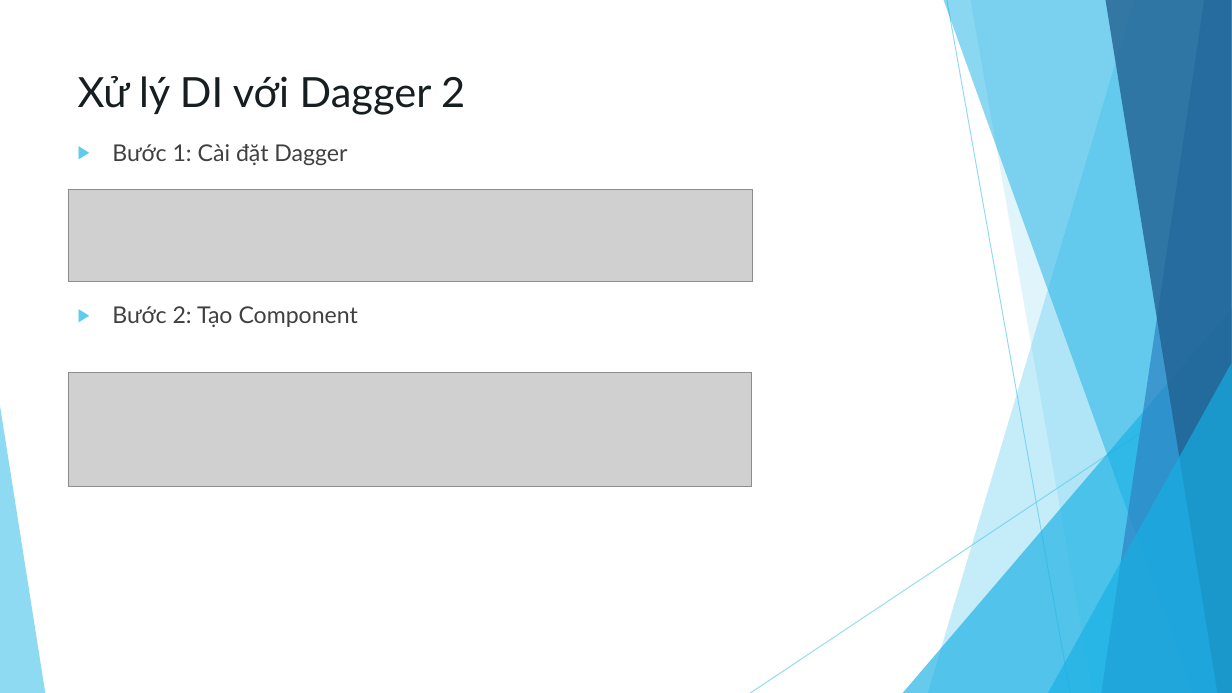
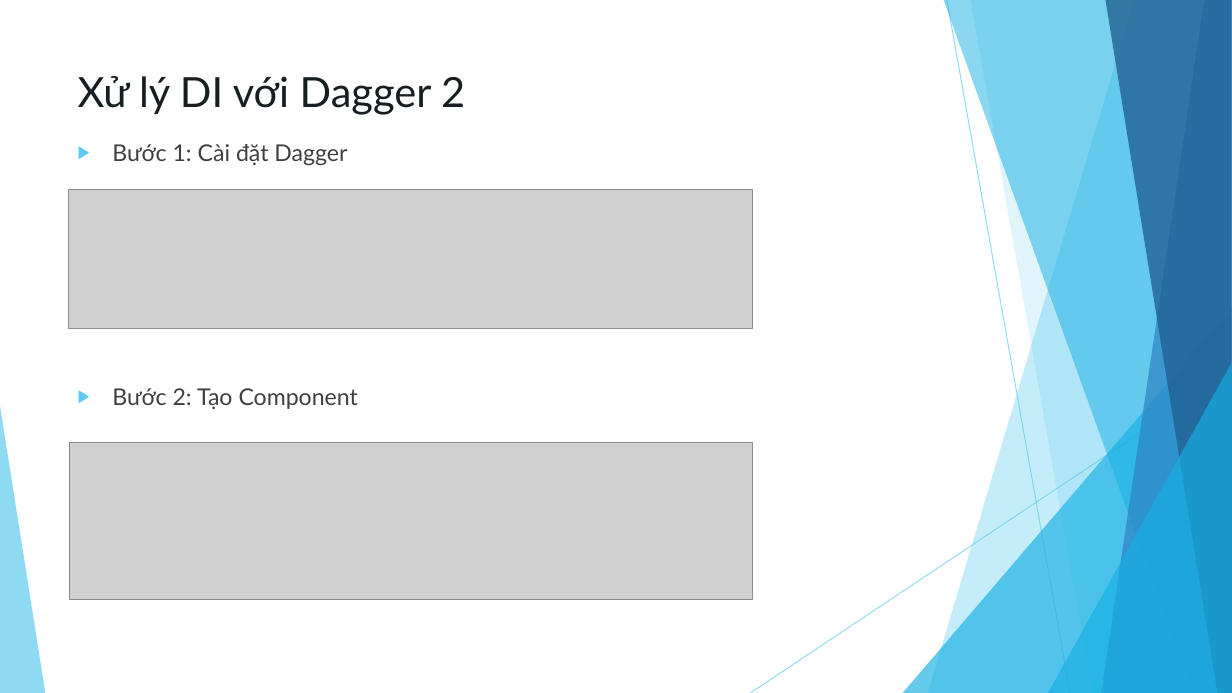
Before and after one commit to NguyenThanhCong1510331/Dagger2, a slide deck: slide 15 of Dagger2-Report.pptx. Drawn at 1232x693 pixels with LibreOffice and Linux fonts; fonts in the diff are those of the drawing; grey boxes stand for pictures. Boxes give left, top, right and bottom in pixels: in the first picture for what was removed or moved away, otherwise in the second. Text is boxed around its words. In the diff, an @@ line names an element or a change of style, - is before the commit and + after.

```diff
--- a/Dagger2-Report.pptx
+++ b/Dagger2-Report.pptx
@@ text "Bước 1: Cài đặt Dagger" rewrapped from bbox=[112, 144, 358, 327] to bbox=[112, 144, 358, 409] @@
@@ picture: place and size @@
-picture at bbox=[68, 189, 753, 282]
+picture at bbox=[68, 189, 753, 329]
@@ picture: place and size @@
-picture at bbox=[68, 372, 752, 487]
+picture at bbox=[69, 443, 753, 600]
```
Also in this commit, not shown: 22 other slides changed, 6 slides added, 5 slides removed.
